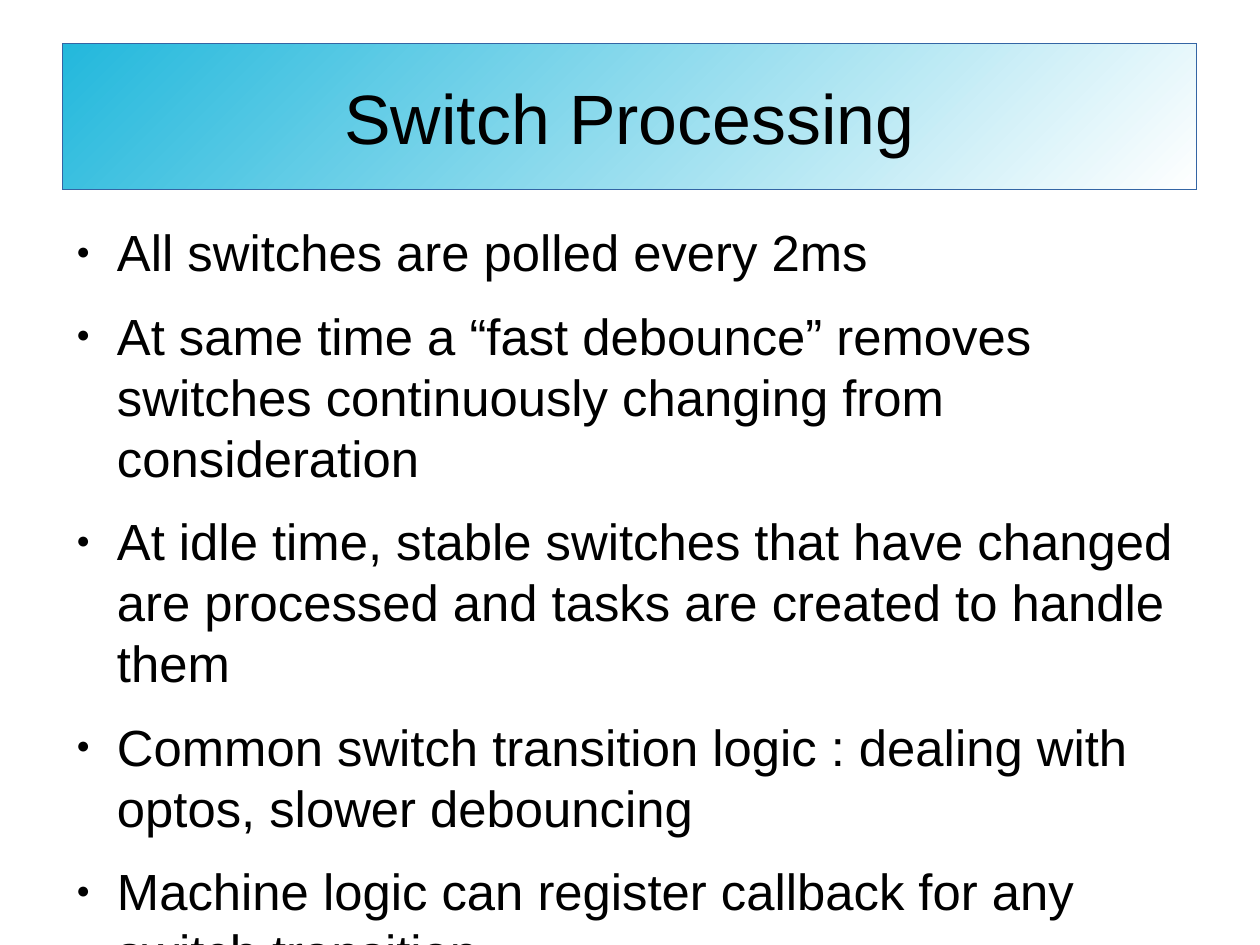
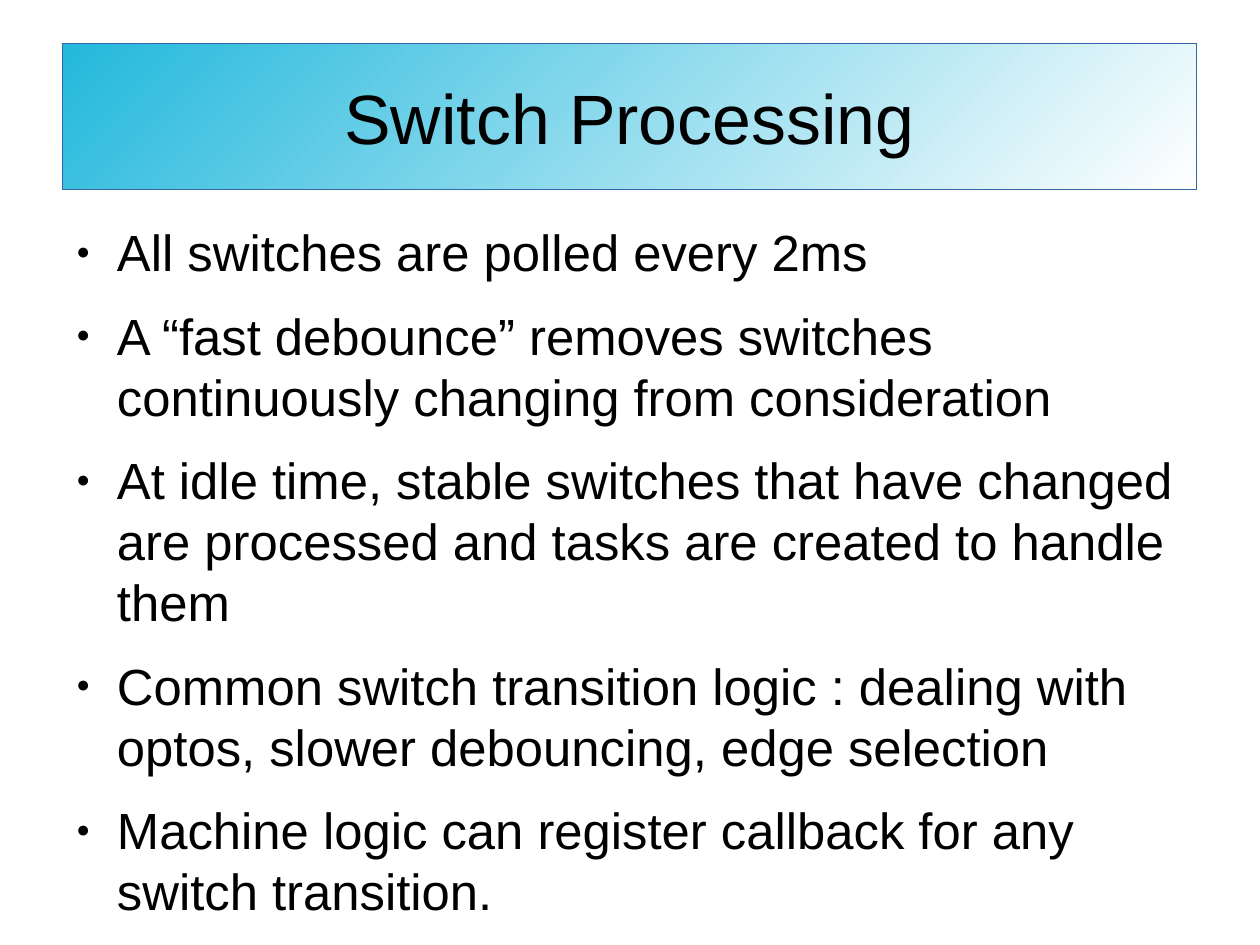
Before and after one commit to SonnyJim/freewpc, a slide deck: slide 13 of doc/freewpc.odp (slide 12 before the commit). Drawn at 1260x945 pixels with LibreOffice and Linux fonts; fonts in the diff are those of the drawing. Boxes give left, top, right and bottom in pixels: in the first picture for what was removed or moved away, otherwise in the second. Text is boxed around its words. In the diff, an @@ line names an element or a change of style, - is before the commit and + after.

```diff
--- a/doc/freewpc.odp
+++ b/doc/freewpc.odp
@@ text at <box>117,318,1051,426</box>: text changed @@
-● At same time a “fast debounce” removes switches continuously changing from consideration
+● A “fast debounce” removes switches continuously changing from consideration
@@ text at <box>117,668,1127,776</box>: text changed @@
-● Common switch transition logic : dealing with optos, slower debouncing
+● Common switch transition logic : dealing with optos, slower debouncing, edge selection
```
Also in this commit, not shown: 13 other slides changed, 2 slides added.
